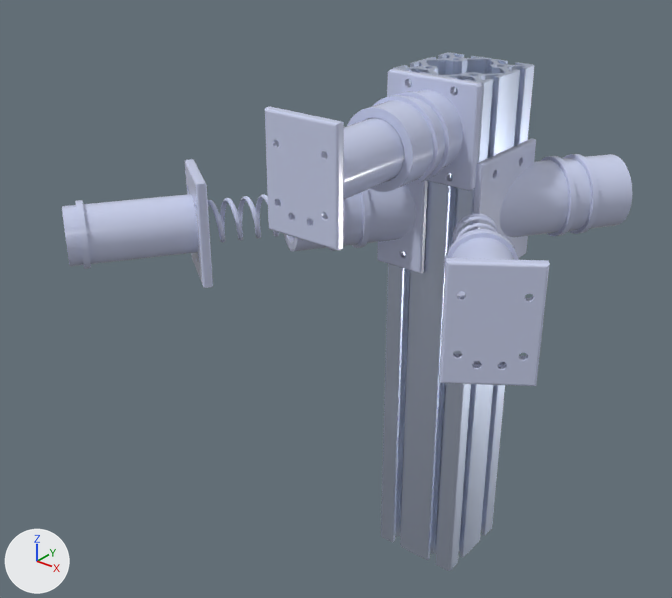
Before and after pictures for a commit that changed the glTF model assets/upper_mechanism/padding/iteration_4_final.glb.
Before and after are seen from a 50 mm camera at (1.068, -2.199, 1.533) aimed at (0.646, -1.672, 1.206). Every picture has the same lights, and +X, +Y and +Z are marked at lower left. The picture after the commit comes second. Where no turn or scale is listed for an object, it has been applied to the vertices. Vertices at exactly the same position are counted once.

In view in the first picture: '8080-1', 'Mesh_0', 'Mesh_1', 'Mesh_2', 'Mirrorfoam_mount_iteration_4-4', 'foam_mount_iteration_4-1', 'spring_mount_iteration_5-1', 'spring_side_mount_iteration_4-1' and 1 more.
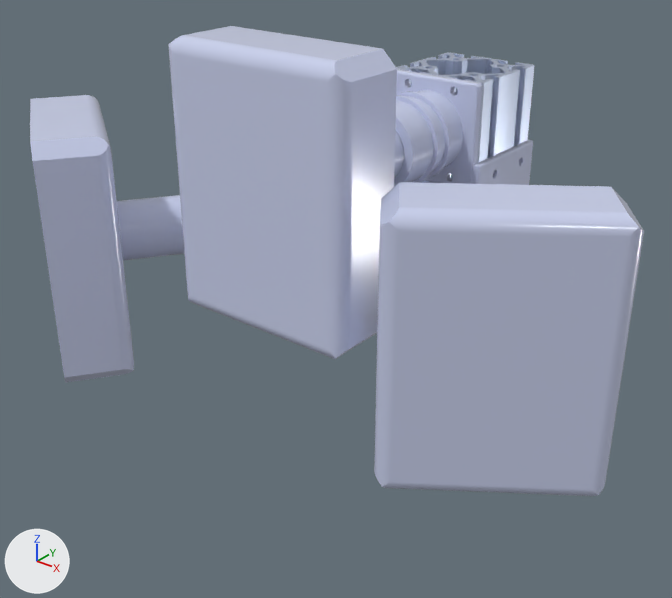
Where the change shows, as pixel boxes [x1, y1, x2, y2] in the pictures (672 x 598 px; the box of a moved part takes in the faces that stretch with it):
'Mirrorfoam-3', added (pale blue): after [374, 182, 644, 496]
'foam-1', added (pale blue): after [169, 26, 397, 359]
'8080-1', reshaped: before [381, 52, 535, 571]; after [396, 52, 535, 183]
'Mesh_7', added: after [30, 95, 134, 382]
'Mesh_0', reshaped, moved, turned: before [472, 138, 632, 258]; after [117, 195, 184, 261]
'spring_side_mount_iteration_4-1', deleted (pale blue): before [284, 180, 428, 274]
'Mirrorspring_side_mount_iteration_4-2', now drawn (pale blue): after [430, 140, 533, 185]
part 1 of me_mesh_0, moved or reshaped: before [284, 138, 632, 274]; after [117, 195, 184, 261]
part 2 of me_mesh_2, moved or reshaped: before [62, 159, 549, 386]; after [430, 140, 533, 185]
part 3 of me_mesh_3, moved or reshaped: before [382, 69, 516, 570]; after [398, 69, 516, 183]
'foam_mount_iteration_4-1', unchanged, covered by the edit: before [265, 106, 404, 250]; after [394, 130, 404, 178]

What the commit changed:
me_mesh_0 is used by ob_mesh_0; parent ob_final_iteration_foam_mounts; location (0.734, -1.575, 1.323).
me_mesh_0 had 1101 vertices, 2034 faces and spanned x -0.038..0.072, y -0.04..0.124, z -0.1..0.0.
me_mesh_0 now has 1071 vertices, 2120 faces and spans x -0.03..0.03, y -0.008..0.095, z -0.041..0.041.
me_mesh_0 part 1: 1101 vertices removed from x -0.038..0.072, y -0.04..0.124, z -0.1..0.0; 1071 vertices added at x -0.03..0.03, y -0.008..0.095, z -0.041..0.041.
me_mesh_2 is used by ob_mirrorfoam_mount_iteration_4_4; parent ob_final_iteration_foam_mounts; location (0.825, -1.743, 1.273); rotation (0.0, 3.142, 0.611), in degrees (0, 180, 35).
me_mesh_2 had 1071 vertices, 2120 faces and spanned x -0.03..0.03, y -0.008..0.095, z -0.0415..0.0415.
me_mesh_2 now has 1102 vertices, 2036 faces and spans x -0.038..0.0725, y -0.1236..0.04, z -0.1..0.0.
me_mesh_2 part 2: 1071 vertices removed from x -0.03..0.03, y -0.008..0.095, z -0.0415..0.0415; 1102 vertices added at x -0.038..0.0725, y -0.1236..0.04, z -0.1..0.0.
me_mesh_3 is used by ob_8080_1; location (0.6945, -1.5745, 0.9317).
me_mesh_3 had 1959 vertices, 2819 faces and spanned x -0.04..0.04, y -0.04..0.04, z 0.0..0.45.
me_mesh_3 now has 1430 vertices, 2822 faces and spans x -0.04..0.04, y -0.04..0.04, z 0.25..0.45.
me_mesh_3 part 3: 7 vertices moved within x -0.036..0.036, y -0.032..0.016, z 0.45; 1247 vertices removed from x -0.04..0.04, y -0.04..0.04, z 0.0; 718 vertices added at x -0.04..0.04, y -0.04..0.04, z 0.25..0.45.
Mesh me_mesh_8 is new.
It has 76 vertices, 148 faces and spans x -0.069..0.069, y 0.0..0.05, z -0.09..0.09.
It uses material mat_defaultplastic (pale blue #cbd2ee).
Mesh me_mesh_7 is new.
It has 76 vertices, 148 faces and spans x -0.069..0.069, y -0.05..0.0, z -0.09..0.09.
It uses material mat_defaultplastic (pale blue #cbd2ee).
Object 'spring_side_mount_iteration_4-1' (ob_spring_side_mount_iteration_4_1) is deleted.
Object 'Mesh_0' (ob_mesh_0) moves from (0.734, -1.575, 1.323) to (0.563, -1.743, 1.273).
Object 'Mesh_0' (ob_mesh_0) turns from (0, 0, 0) to (-180, 0, -35) degrees about x, y and z.
Object 'Mirrorfoam_mount_iteration_4-4' (ob_mirrorfoam_mount_iteration_4_4) now shows me_mesh_0 instead of me_mesh_2.
Object 'foam-1' (ob_foam_1) is new; it shows me_mesh_8.
Its location is (0.6985, -1.8185, 1.3417).
Object 'Mesh_7' (ob_mesh_7) is new; it shows me_mesh_7.
Its parent is ob_final_iteration_foam_mounts.
Its location is (0.53, -1.791, 1.273).
Its rotation in degrees is (0, 0, -35).
Object 'Mirrorfoam-3' (ob_mirrorfoam_3) is new; it shows me_mesh_7.
Its parent is ob_final_iteration_foam_mounts.
Its location is (0.859, -1.791, 1.273).
Its rotation in degrees is (0, 0, -145).
